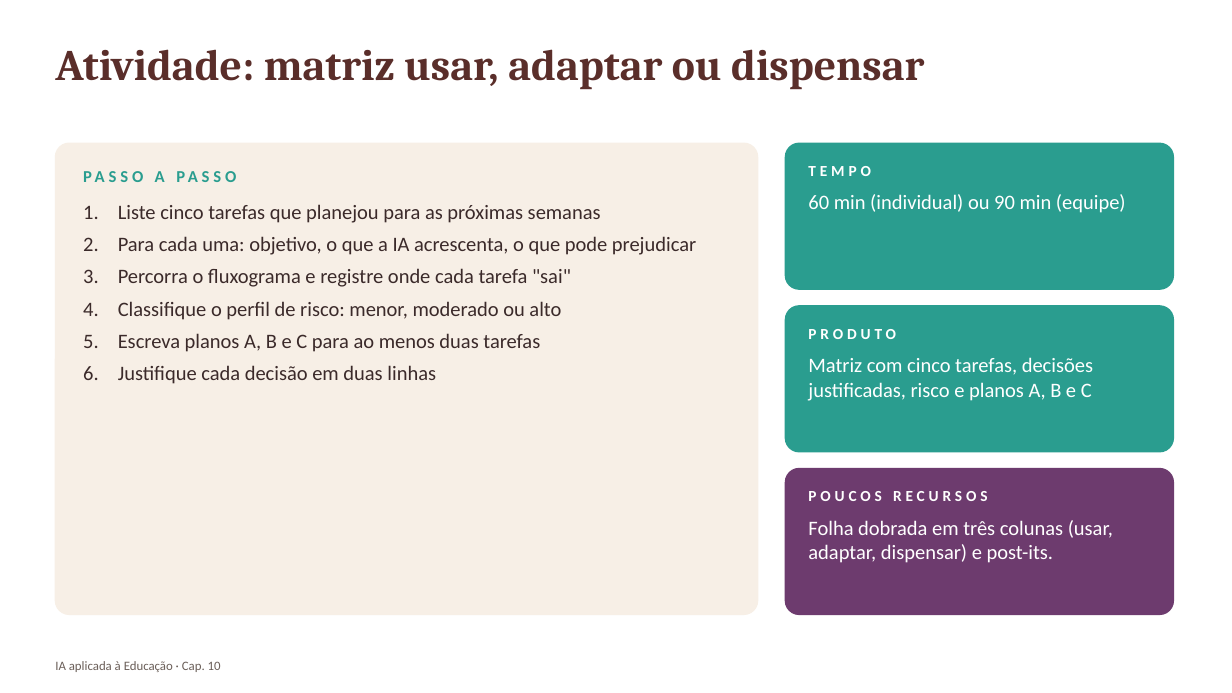
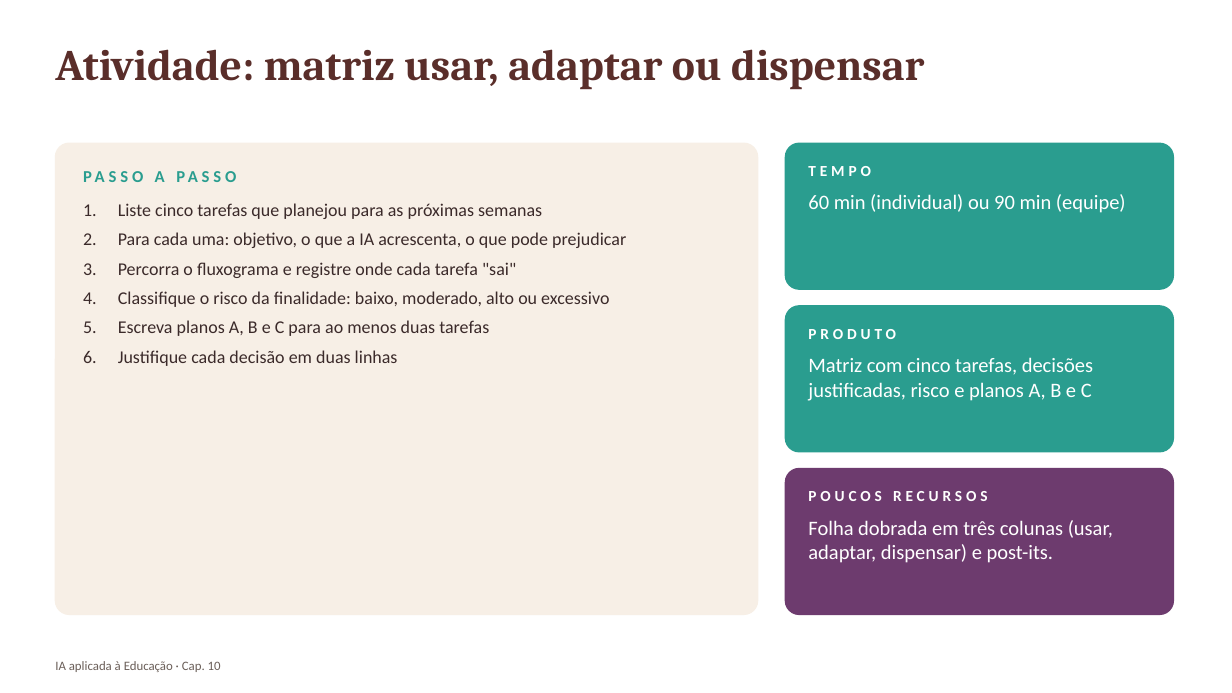
Before and after one commit to arakenmedeiros/claude, a slide deck: slide 20 of livro_ia_educacao/saida/pptx/Cap10_slides.pptx. Drawn at 1232x693 pixels with LibreOffice and Linux fonts; fonts in the diff are those of the drawing. Boxes give left, top, right and bottom in pixels: in the first picture for what was removed or moved away, otherwise in the second. Text is boxed around its words. In the diff, an @@ line names an element or a change of style, - is before the commit and + after.

```diff
--- a/livro_ia_educacao/saida/pptx/Cap10_slides.pptx
+++ b/livro_ia_educacao/saida/pptx/Cap10_slides.pptx
@@ text at (118, 203, 626, 366): size 16 to 14 pt in "Liste cinco tarefas que planejou para as ...", "Para cada uma: objetivo, o que a ...", "Percorra o fluxograma e registre onde cada ...", "Escreva planos A, B e C para ..." and 1 more places @@
@@ text at (118, 291, 609, 307): text changed; size 16 to 14 pt @@
-4. Classifique o perfil de risco: menor, moderado ou alto
+4. Classifique o risco da finalidade: baixo, moderado, alto ou excessivo
```
Also in this commit, not shown: 4 other slides changed, 2 slides added, 1 slide removed, 12 other files.
